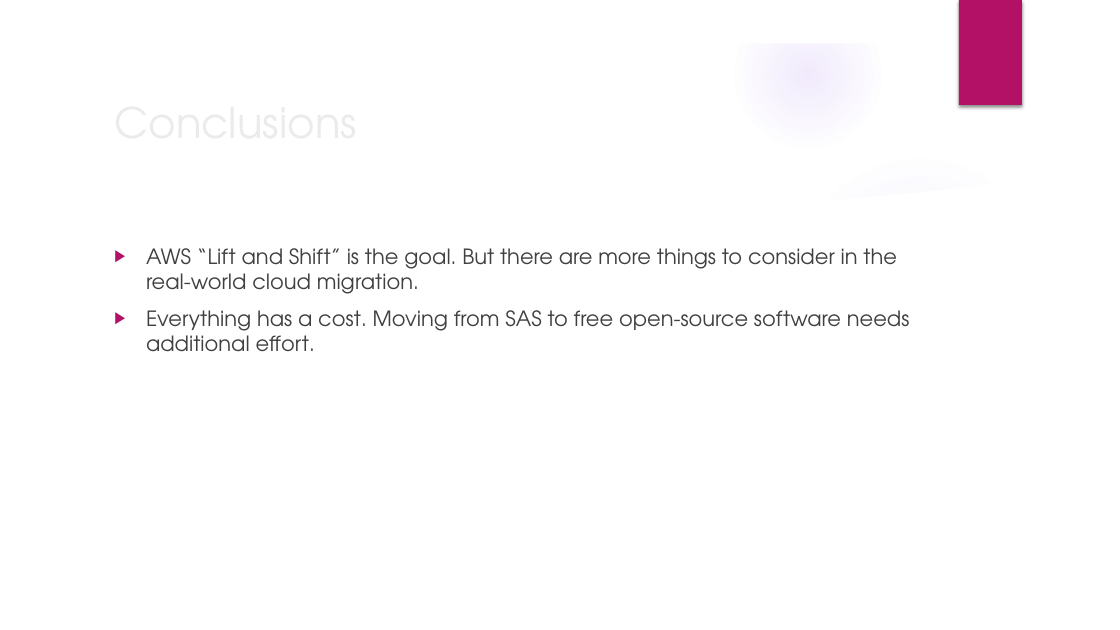
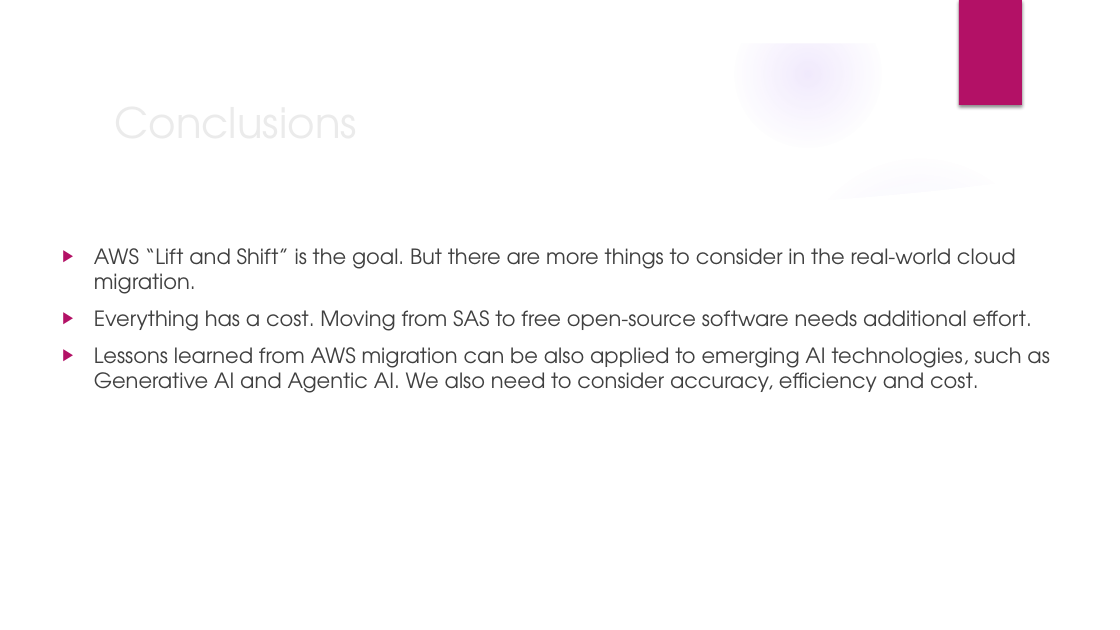
Before and after one commit to wx2123/WSDS-2026-OH, a slide deck: slide 14 of From On-Premises to Cloud.pptx (slide 13 before the commit). Drawn at 1120x630 pixels with LibreOffice and Linux fonts; fonts in the diff are those of the drawing; background and template pictures are left out. Boxes give left, top, right and bottom in pixels: in the first picture for what was removed or moved away, otherwise in the second. Text is boxed around its words. In the diff, an @@ line names an element or a change of style, - is before the commit and + after.

```diff
--- a/From On-Premises to Cloud.pptx
+++ b/From On-Premises to Cloud.pptx
@@ text "AWS “Lift and Shift” is ...": place and size @@
-text "AWS “Lift and Shift” is ..." at bbox=[146, 248, 910, 352]
+text "AWS “Lift and Shift” is ..." at bbox=[94, 248, 1049, 393]
@@ text at bbox=[94, 347, 1049, 393]: paragraph added @@
+▶ Lessons learned from AWS migration can be also applied to emerging AI technologies, such as Generative AI and Agentic AI. We also need to consider accuracy, efficiency and cost.
```
Also in this commit, not shown: 4 other slides changed, 3 slides added, 2 slides removed, 2 other files.
